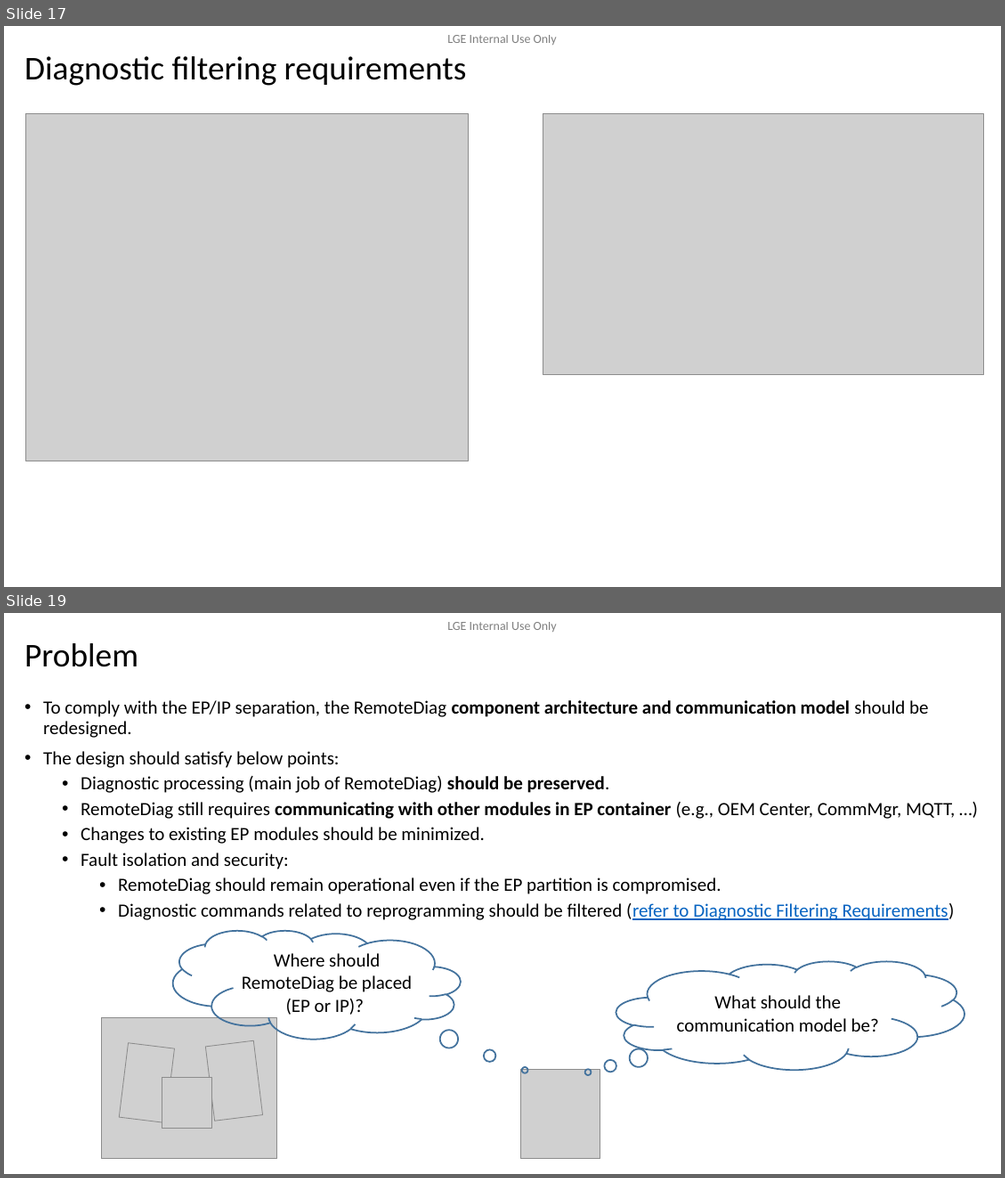
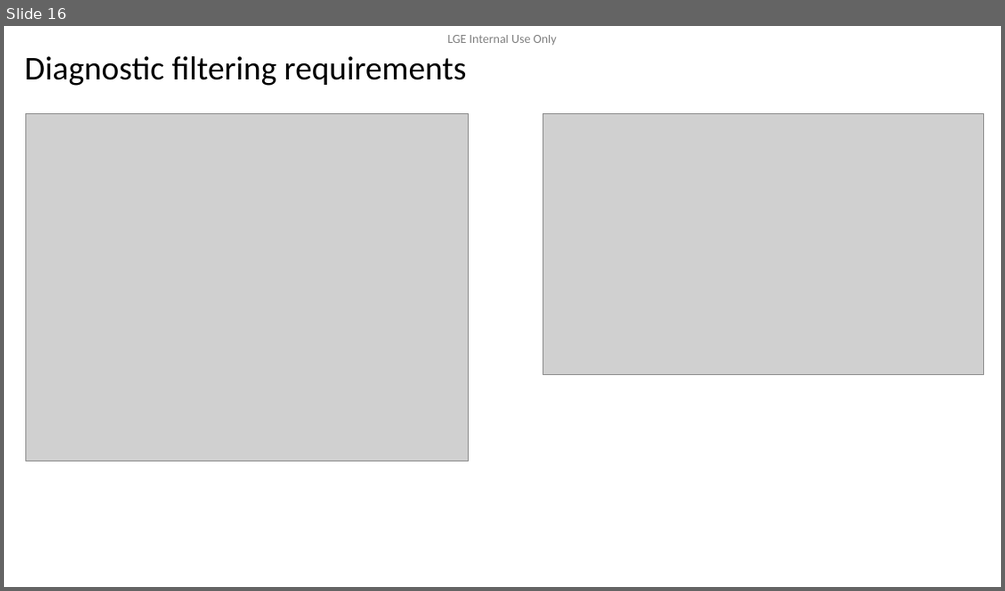
Before and after one commit to btqt/fe, a slide deck: design/FE_phi.vu_Design of Secure Remote Diag on Container Separation Architecture_3rd.pptx. Shown one above the other, each under a label of ours: slides 17 and 19 before the commit, slide 16 after it; the slides between them are not shown. The pictures are 1005x1178 and 1005x591 pixels, drawn with LibreOffice and Linux fonts; fonts in the diff are those of the drawing; grey boxes stand for pictures; background and template pictures are left out. Boxes give left, top, right and bottom in pixels: in the first picture for what was removed or moved away, otherwise in the second. Text is boxed around its words. In the diff, an @@ line names an element or a change of style, - is before the commit and + after.

```diff
--- a/design/FE_phi.vu_Design of Secure Remote Diag on Container Separation Architecture_3rd.pptx
+++ b/design/FE_phi.vu_Design of Secure Remote Diag on Container Separation Architecture_3rd.pptx
@@ slide 19 removed at (x1=4, y1=613, x2=1001, y2=1174), background #FFFFFF; not listed: 1 template element that a slide beside it also shows @@
@@ title removed at (x1=24, y1=643, x2=138, y2=667) @@
-Problem
@@ text removed at (x1=43, y1=700, x2=955, y2=920) @@
-• To comply with the EP/IP separation, the RemoteDiag component architecture and communication model should be redesigned.
-• The design should satisfy below points:
-  • Diagnostic processing (main job of RemoteDiag) should be preserved.
-  • RemoteDiag still requires communicating with other modules in EP container (e.g., OEM Center, CommMgr, MQTT, …)
-  • Changes to existing EP modules should be minimized.
-  • Fault isolation and security:
-    • RemoteDiag should remain operational even if the EP partition is compromised.
-    • Diagnostic commands related to reprogramming should be filtered (refer to Diagnostic Filtering Requirements)
@@ thought cloud removed at (x1=173, y1=930, x2=461, y2=1038) @@
-Where should RemoteDiag be placed (EP or IP)?
@@ thought cloud removed at (x1=616, y1=961, x2=965, y2=1070) @@
-What should the communication model be?
@@ group removed at (x1=101, y1=1018, x2=277, y2=1159): 4 pictures @@
@@ picture removed at (x1=521, y1=1070, x2=600, y2=1159) @@
@@ what was slide 17 is now slide 16 @@
```
Also in this commit, not shown: 9 slides changed, 3 slides added, 8 other slides removed, 1 other file.
